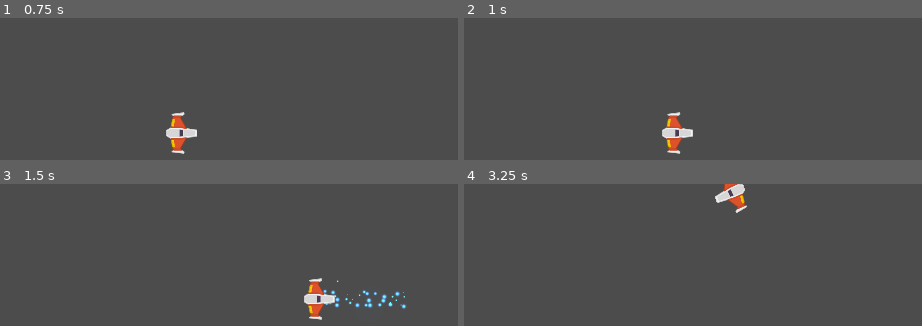
Above: before the commit, frames 1-4 (two rows, left to right).
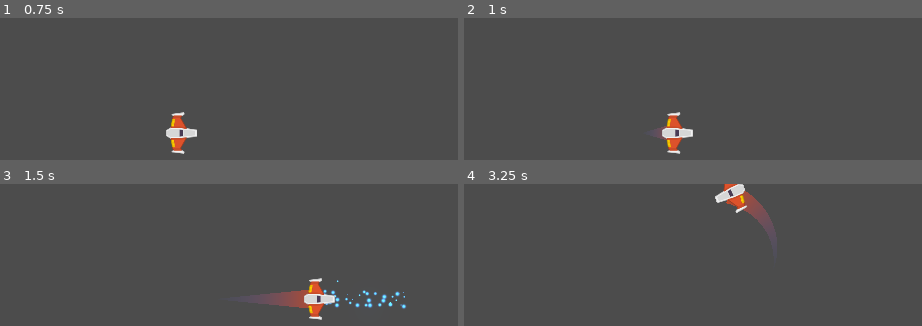
Above: after the commit, the same moments.

Repository: BianchiJoel/Meteoritos_Juego
Game: Godot game, scene res://Juego/Naves/Player/Player.tscn
Two runs of this game, one before a commit and one after it. Both use one fixed random seed, a clock stepped at 60 frames per second and the inputs below.
Inputs (mouse positions are in pixels of both pictures, inside the frame that each line leads up to):
- Up to frame 1 (0.75 s): tap Enter at 0.5 s; move the mouse to (outside the picture) at 0.52 s; hold W (mover_adelante) from 0.53 s (still down); hold Space (disparo_principal) from 0.53 s (still down)
- Up to frame 2 (1 s): keep holding W (mover_adelante); keep holding Space (disparo_principal)
- Up to frame 3 (1.5 s): move the mouse to (outside the picture) at 1.27 s; release W (mover_adelante) at 1.28 s; release Space (disparo_principal) at 1.28 s; hold S (mover_atras) from 1.28 s (still down); right-click (outside the picture) at 1.35 s
- Up to frame 4 (3.25 s): move the mouse to (903, 310) at 2.02 s; release S (mover_atras) at 2.03 s; hold A (rotar_antihorario) 2.03-2.78 s; hold W (mover_adelante) from 2.03 s (still down); move the mouse to (outside the picture) at 2.77 s; tap D (rotar_horario) at 2.85 s

Frame 1 is identical in both runs. In frame 2, 0.1% of the frame differs, in the area x 42-45%, y 76-86%; in frame 3, 0.9%, in the area x 57-68%, y 74-88%; in frame 4, 0.8%.

Commit message:
spawnear
maquina de estados finitos(spawn, invencible, muerte, vivo) y animacion spawn

Diff:
--- /dev/null
+++ b/Juego/Naves/Player/Estela/Trail2D.gd
@@ -0,0 +1,113 @@
+# Draws a 2D trail using Godot's `Line2D`.
+#
+# Instantiate `Trail2D` as a child of a moving node to use it. To control the color, width curve,
+# texture, or trail width, use parameters from the `Line2D` class.
+tool
+
+class_name Estela
+extends Line2D
+
+export var is_emitting := false setget set_emitting
+
+# Distance in pixels between vertices. A higher resolution leads to more details.
+export var resolution := 5.0
+# Life of each point in seconds before it is deleted.
+export var lifetime := 0.5
+# Maximum number of points allowed on the curve.
+export var max_points := 100 setget set_max_points
+
+# Optional path to the target node to follow. If not set, the instance follows its parent.
+export var target_path: NodePath
+
+var _points_creation_time := []
+var _last_point := Vector2.ZERO
+var _clock := 0.0
+var _offset := 0.0
+
+onready var target: Node2D = get_node_or_null(target_path)
+
+#Setters and Getters
+func set_max_points(valor: int) -> void:
+	max_points = valor
+
+func _ready() -> void:
+	if not target:
+		target = get_parent() as Node2D
+
+	if Engine.editor_hint:
+		set_process(false)
+		return
+
+	_offset = position.length()
+	set_as_toplevel(true)
+	clear_points()
+	position = Vector2.ZERO
+	_last_point = to_local(target.global_position) + calculate_offset()
+
+
+func _get_configuration_warning() -> String:
+	var warning := "Missing Target node: assign a Node that extends Node2D in the Target Path or make the Trail a child of a parent that extends Node2D"
+	if target:
+		warning = ""
+	return warning
+
+
+func _process(delta: float) -> void:
+	_clock += delta
+	remove_older()
+
+	if not is_emitting:
+		return
+
+	# Adding new points if necessary.
+	var desired_point := to_local(target.global_position)
+	var distance: float = _last_point.distance_to(desired_point)
+	if distance > resolution:
+		add_timed_point(desired_point, _clock)
+
+
+# Creates a new point and stores its creation time.
+func add_timed_point(point: Vector2, time: float) -> void:
+	add_point(point + calculate_offset())
+	_points_creation_time.append(time)
+	_last_point = point
+	if get_point_count() > max_points:
+		remove_first_point()
+
+
+# Calculates the offset of the trail from its target.
+func calculate_offset() -> Vector2:
+	return - 1.0 * polar2cartesian(1.0, target.rotation).rotated(- PI / 2) * _offset
+
+
+# Removes the first point in the line and the corresponding time.
+func remove_first_point() -> void:
+	if get_point_count() > 1:
+		remove_point(0)
+	_points_creation_time.pop_front()
+
+
+# Remove points older than `lifetime`.
+func remove_older() -> void:
+	for creation_time in _points_creation_time:
+		var delta = _clock - creation_time
+		if delta > lifetime:
+			remove_first_point()
+		# Points in `_points_creation_time` are ordered from oldest to newest so as soon as a point
+		# isn't older than `lifetime`, we know all remaining points should stay as well.
+		else:
+			break
+
+
+func set_emitting(emitting: bool) -> void:
+	is_emitting = emitting
+	if Engine.editor_hint:
+		return
+
+	if not is_inside_tree():
+		yield(self, "ready")
+
+	if is_emitting:
+		clear_points()
+		_points_creation_time.clear()
+		_last_point = to_local(target.global_position) + calculate_offset()
--- /dev/null
+++ b/Juego/Naves/Player/Estela/Trail2D.tscn
@@ -0,0 +1,17 @@
+[gd_scene load_steps=4 format=2]
+
+[ext_resource path="res://Juego/Naves/Player/Estela/Trail2D.gd" type="Script" id=1]
+
+[sub_resource type="Curve" id=1]
+_data = [ Vector2( 0, 0 ), 0.0, 1.0, 0, 1, Vector2( 1, 1 ), 1.0, 0.0, 1, 0 ]
+
+[sub_resource type="Gradient" id=2]
+colors = PoolColorArray( 0.294118, 0.356863, 0.670588, 0, 0.756863, 0.290196, 0.156863, 1 )
+
+[node name="Trail2D" type="Line2D"]
+points = PoolVector2Array( 0, 0, 32, 0 )
+width_curve = SubResource( 1 )
+default_color = Color( 1, 1, 1, 1 )
+gradient = SubResource( 2 )
+joint_mode = 2
+script = ExtResource( 1 )
--- /dev/null
+++ b/Juego/Naves/Player/Motor/MotorSFX.gd
@@ -0,0 +1,35 @@
+class_name Motor
+extends AudioStreamPlayer2D
+
+#Exports
+export var tiempo_transicion:float = 0.6
+export var volumen_apagado:float = -30.0
+
+onready var tween_sonido:Tween = $Tween
+
+var volumen_original:float
+
+func _ready() -> void:
+	volumen_original = volume_db
+	volume_db = volumen_apagado
+
+func sonido_on() -> void:
+	if not playing:
+		play()
+
+	efecto_transicion(volume_db, volumen_original)
+
+func sonido_off() -> void:
+	efecto_transicion(volume_db, volumen_apagado)
+
+func efecto_transicion(desde_vol: float, hasta_vol: float) -> void:
+	tween_sonido.interpolate_property(
+	self,
+	"volume_db",
+	desde_vol,
+	hasta_vol,
+	tiempo_transicion,
+	Tween.TRANS_LINEAR,
+	Tween.EASE_IN_OUT
+	)
+	tween_sonido.start()
--- /dev/null
+++ b/Juego/Naves/Player/Motor/MotorSFX.tscn
@@ -0,0 +1,10 @@
+[gd_scene load_steps=3 format=2]
+
+[ext_resource path="res://Juego/Naves/Player/SonidoMotor.ogg" type="AudioStream" id=1]
+[ext_resource path="res://Juego/Naves/Player/Motor/MotorSFX.gd" type="Script" id=2]
+
+[node name="MotorSFX" type="AudioStreamPlayer2D"]
+stream = ExtResource( 1 )
+script = ExtResource( 2 )
+
+[node name="Tween" type="Tween" parent="."]
--- a/Juego/Naves/Player/Player.gd
+++ b/Juego/Naves/Player/Player.gd
@@ -1,26 +1,49 @@
 class_name Player
 extends RigidBody2D
 
+#Enums
+enum ESTADO {SPAWN, VIVO, INVENCIBLE, MUERTO}
 ## Atributos Export
 export var potencia_motor:int = 20
 export var potencia_rotacion:int = 280
-
+export var estela_maxima: int = 150
 ## Atibutos
 var empuje:Vector2 = Vector2.ZERO
 var dir_rotacion:int = 0
+var estado_actual:int = ESTADO.SPAWN
 
 ## Atributos Onready
 onready var canion:Canion = $Canion
 onready var laser: RayoLaser = $LaserBeam2D
+onready var estela: Estela = $EstelaPuntoInicio/Trail2D
+onready var motor_sfx: Motor = $MotorSFX
+onready var colisionador:CollisionShape2D = $CollisionShape2D
+
 
 ## Metodos
+func _ready() -> void:
+	controlador_estados(estado_actual)
+	controlador_estados(ESTADO.VIVO)
+
 func _unhandled_input(event: InputEvent) -> void:
+	if not esta_input_activo():
+		return
 	#Disparo Rayo
 	if event.is_action_pressed("disparo_secundario"):
 		laser.set_is_casting(true)
 
 	if event.is_action_released("disparo_secundario"):
 		laser.set_is_casting(false)
+	#Estela	y Sonido motor
+	if event.is_action_pressed("mover_adelante"):
+		estela.set_max_points(estela_maxima)
+		motor_sfx.sonido_on()
+	elif event.is_action_pressed("mover_atras"):
+		estela.set_max_points(0)
+		motor_sfx.sonido_on()
+	if (event.is_action_released("mover_adelante") or event.is_action_released("mover_atras")):
+		motor_sfx.sonido_off()
+
 
 func _integrate_forces(state: Physics2DDirectBodyState) -> void:
 	apply_torque_impulse(dir_rotacion * potencia_rotacion)
@@ -30,7 +53,32 @@
 	player_input()
 
 ## Metodos Custom
+func controlador_estados(nuevo_estado: int) -> void:
+	match nuevo_estado:
+		ESTADO.SPAWN:
+			colisionador.set_deferred("disabled", true)
+			canion.set_puede_disparar(false)
+		ESTADO.VIVO:
+			colisionador.set_deferred("disabled", false)
+			canion.set_puede_disparar(true)
+		ESTADO.INVENCIBLE:
+			colisionador.set_deferred("disabled", true)
+		ESTADO.MUERTO:
+			colisionador.set_deferred("disabled", true)
+			canion.set_puede_disparar(true)
+			queue_free()
+		_:
+			printerr("Error de estado")
+	estado_actual = nuevo_estado
+
+func esta_input_activo() -> bool:
+	if estado_actual in [ESTADO.MUERTO, ESTADO.SPAWN]:
+		return false
+	return true
+
 func player_input() -> void:
+	if not esta_input_activo():
+		return
 	# Empuje
 	empuje = Vector2.ZERO
 	if Input.is_action_pressed("mover_adelante"):
@@ -50,3 +98,10 @@
 		canion.set_esta_disparando(true)
 	if Input.is_action_just_released("disparo_principal"):
 		canion.set_esta_disparando(false)
+
+
+
+
+func _on_AnimationPlayer_animation_finished(anim_name: String) -> void:
+	if anim_name == "spawn":
+		controlador_estados(ESTADO.VIVO)
--- a/Juego/Naves/Player/Player.tscn
+++ b/Juego/Naves/Player/Player.tscn
@@ -1,15 +1,48 @@
-[gd_scene load_steps=7 format=2]
+[gd_scene load_steps=11 format=2]
 
 [ext_resource path="res://Juego/Naves/Player/player_orange.png" type="Texture" id=1]
 [ext_resource path="res://Juego/Proyectiles/Canion.tscn" type="PackedScene" id=2]
 [ext_resource path="res://Juego/Naves/Player/Player.gd" type="Script" id=3]
 [ext_resource path="res://Juego/Proyectiles/Laser/LaserBeam2D.tscn" type="PackedScene" id=4]
+[ext_resource path="res://Juego/Naves/Player/Estela/Trail2D.tscn" type="PackedScene" id=5]
+[ext_resource path="res://Juego/Naves/Player/Motor/MotorSFX.tscn" type="PackedScene" id=6]
 
 [sub_resource type="PhysicsMaterial" id=1]
 friction = 0.0
 
 [sub_resource type="CircleShape2D" id=2]
 radius = 38.096
+
+[sub_resource type="Animation" id=3]
+resource_name = "default"
+tracks/0/type = "value"
+tracks/0/path = NodePath("Sprite:scale")
+tracks/0/interp = 1
+tracks/0/loop_wrap = true
+tracks/0/imported = false
+tracks/0/enabled = true
+tracks/0/keys = {
+"times": PoolRealArray( 0 ),
+"transitions": PoolRealArray( 1 ),
+"update": 0,
+"values": [ Vector2( 1, 1 ) ]
+}
+
+[sub_resource type="Animation" id=4]
+resource_name = "spawn"
+length = 1.6
+tracks/0/type = "value"
+tracks/0/path = NodePath("Sprite:scale")
+tracks/0/interp = 1
+tracks/0/loop_wrap = true
+tracks/0/imported = false
+tracks/0/enabled = true
+tracks/0/keys = {
+"times": PoolRealArray( 0, 0.8, 1, 1.2, 1.4, 1.6 ),
+"transitions": PoolRealArray( 1, 1, 1, 1, 1, 1 ),
+"update": 0,
+"values": [ Vector2( 1e-05, 1e-05 ), Vector2( 0.2, 0.2 ), Vector2( 0.5, 0.5 ), Vector2( 0.7, 0.7 ), Vector2( 0.5, 0.5 ), Vector2( 1, 1 ) ]
+}
 
 [node name="Player" type="RigidBody2D"]
 position = Vector2( 517.688, 276.209 )
@@ -27,6 +60,7 @@
 texture = ExtResource( 1 )
 
 [node name="CollisionShape2D" type="CollisionShape2D" parent="."]
+visible = false
 shape = SubResource( 2 )
 
 [node name="Canion" parent="." instance=ExtResource( 2 )]
@@ -44,4 +78,19 @@
 [node name="LaserBeam2D" parent="." instance=ExtResource( 4 )]
 position = Vector2( 39, 0 )
 
+[node name="EstelaPuntoInicio" type="Position2D" parent="."]
+
+[node name="Trail2D" parent="EstelaPuntoInicio" instance=ExtResource( 5 )]
+width = 50.0
+is_emitting = true
+lifetime = 0.6
+max_points = 150
+
+[node name="MotorSFX" parent="." instance=ExtResource( 6 )]
+
+[node name="AnimationPlayer" type="AnimationPlayer" parent="."]
+anims/default = SubResource( 3 )
+anims/spawn = SubResource( 4 )
+[connection signal="animation_finished" from="AnimationPlayer" to="." method="_on_AnimationPlayer_animation_finished"]
+
 [editable path="Canion"]
--- a/Juego/Proyectiles/Canion.gd
+++ b/Juego/Proyectiles/Canion.gd
@@ -12,6 +12,7 @@
 onready var disparo_sfx:AudioStreamPlayer2D = $DisparoSFX
 onready var esta_enfriado: bool = true
 onready var esta_disparando: bool = false setget set_esta_disparando
+onready var puede_disparar:bool = false setget set_puede_disparar
 
 ## Atributos
 var puntos_disparo:Array = []
@@ -19,6 +20,9 @@
 ## Setters y Getters
 func set_esta_disparando(disparando: bool) -> void:
 	esta_disparando = disparando
+
+func set_puede_disparar(duenio_puede: bool) -> void:
+	puede_disparar = duenio_puede
 
 func _ready() -> void:
 	almacenar_puntos_disparo()
--- a/Juego/Proyectiles/Laser/LaserBeam2D.tscn
+++ b/Juego/Proyectiles/Laser/LaserBeam2D.tscn
@@ -2,7 +2,7 @@
 
 [ext_resource path="res://Juego/Proyectiles/Laser/LaserBeam2D.gd" type="Script" id=1]
 [ext_resource path="res://Juego/Proyectiles/Laser/glowing_circle.png" type="Texture" id=2]
-[ext_resource path="res://Juego/Proyectiles/Laser/DisparoLaser2.ogg" type="AudioStream" id=3]
+[ext_resource path="res://Juego/Proyectiles/Laser/DisparoLaser0.ogg" type="AudioStream" id=3]
 [ext_resource path="res://default_env.tres" type="Environment" id=4]
 
 [sub_resource type="Gradient" id=1]
@@ -71,6 +71,7 @@
 
 [node name="FillLine2D" type="Line2D" parent="."]
 modulate = Color( 1.5, 1.5, 1.5, 1 )
+position = Vector2( 0, 1.05946 )
 points = PoolVector2Array( 0, 0, 100, 0 )
 default_color = Color( 0.301961, 0.65098, 1, 1 )
 texture_mode = 2
--- a/project.godot
+++ b/project.godot
@@ -13,6 +13,16 @@
 "class": "Canion",
 "language": "GDScript",
 "path": "res://Juego/Proyectiles/Canion.gd"
+}, {
+"base": "Line2D",
+"class": "Estela",
+"language": "GDScript",
+"path": "res://Juego/Naves/Player/Estela/Trail2D.gd"
+}, {
+"base": "AudioStreamPlayer2D",
+"class": "Motor",
+"language": "GDScript",
+"path": "res://Juego/Naves/Player/Motor/MotorSFX.gd"
 }, {
 "base": "Node2D",
 "class": "Nivel",
@@ -36,6 +46,8 @@
 } ]
 _global_script_class_icons={
 "Canion": "",
+"Estela": "",
+"Motor": "",
 "Nivel": "",
 "Player": "",
 "Proyectil": "",
Not shown, added: Juego/Naves/Player/SonidoMotor.ogg.import
Not shown, added: Juego/Proyectiles/Laser/DisparoLaser0.ogg.import
Not shown, removed: Juego/Proyectiles/Laser/DisparoLaser2.ogg.import
Not shown, added: Juego/Naves/Player/SonidoMotor.ogg
Not shown, added: Juego/Proyectiles/Laser/DisparoLaser0.ogg
